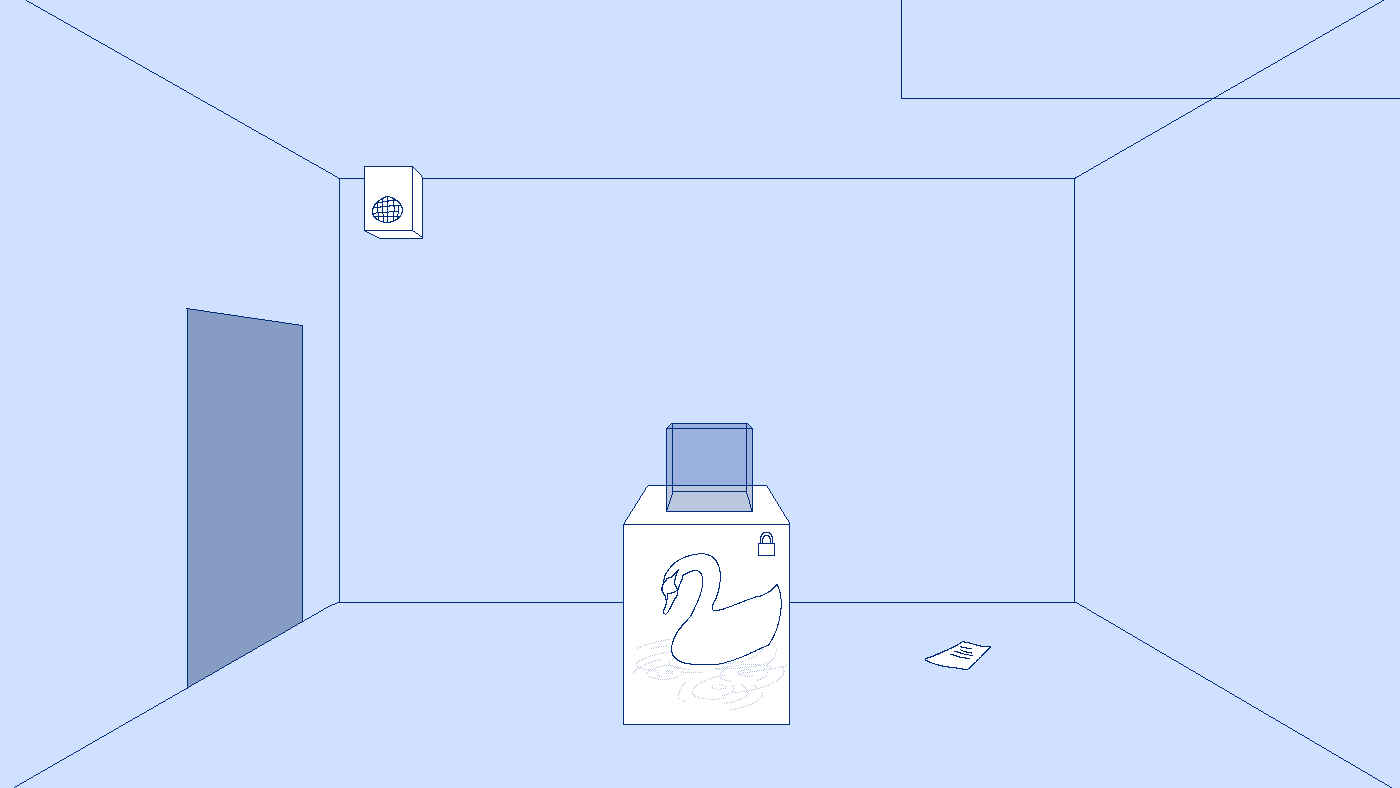
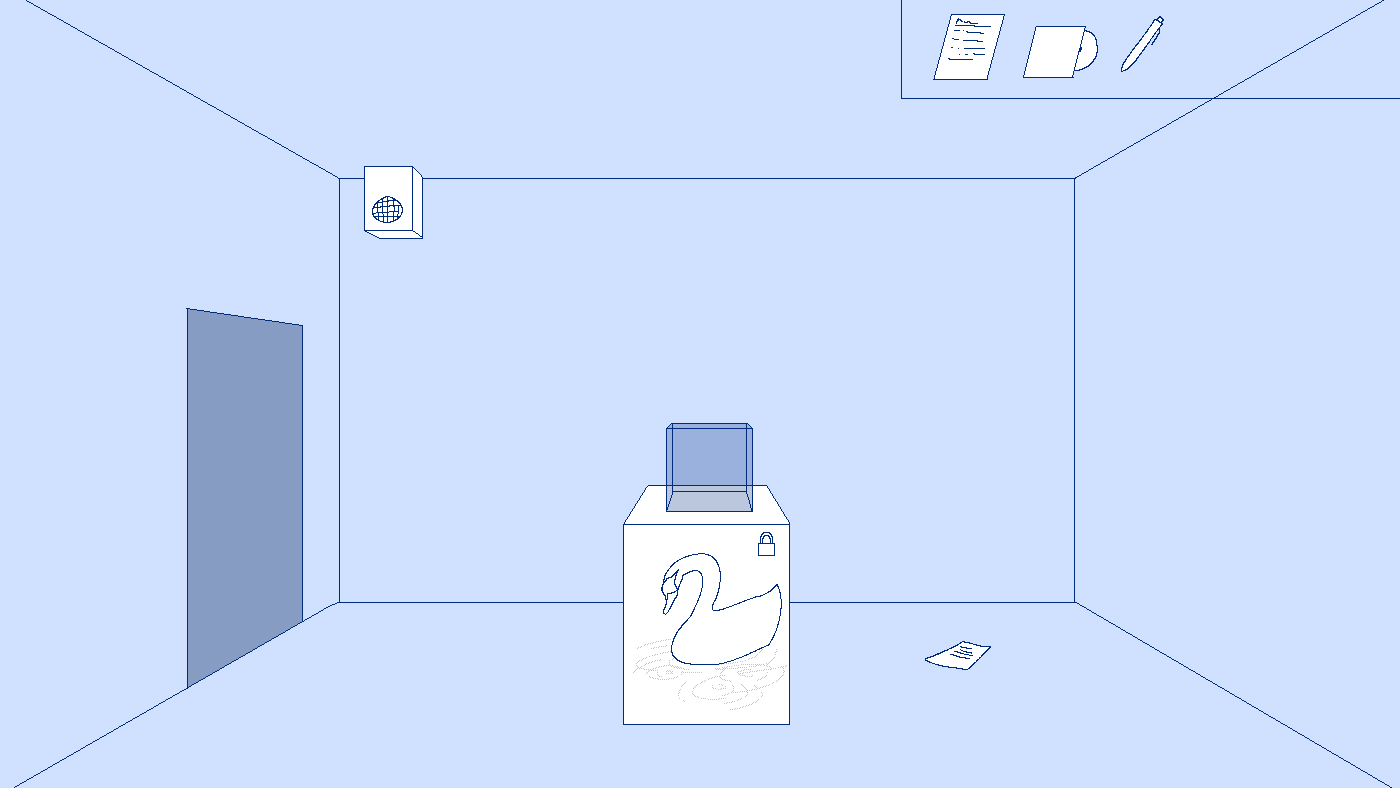
Two versions of the same layered image (w=1400, h=788). Layer-by-layer changes:
added layer "penIcon" above "cdIcon" over 1088, 16, 1164, 72
added layer "cdIcon" above "resumeIcon" over 960, 14, 1152, 80
added layer "resumeIcon" (1st of 2) above "resumeIcon" over 933, 14, 1024, 80
renamed "Paint Layer 6" to "resumeIcon", painted on it over 933, 14, 1164, 80
painted on "Paint Layer 1" over 933, 14, 1164, 80